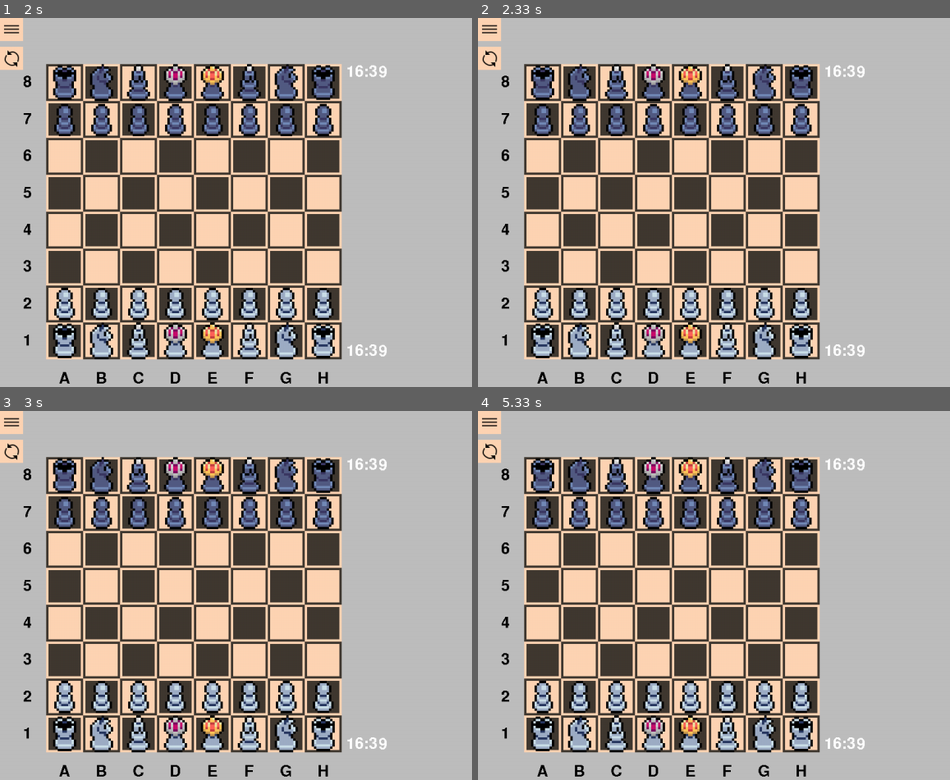
Above: before the commit, frames 1-4 (two rows, left to right).
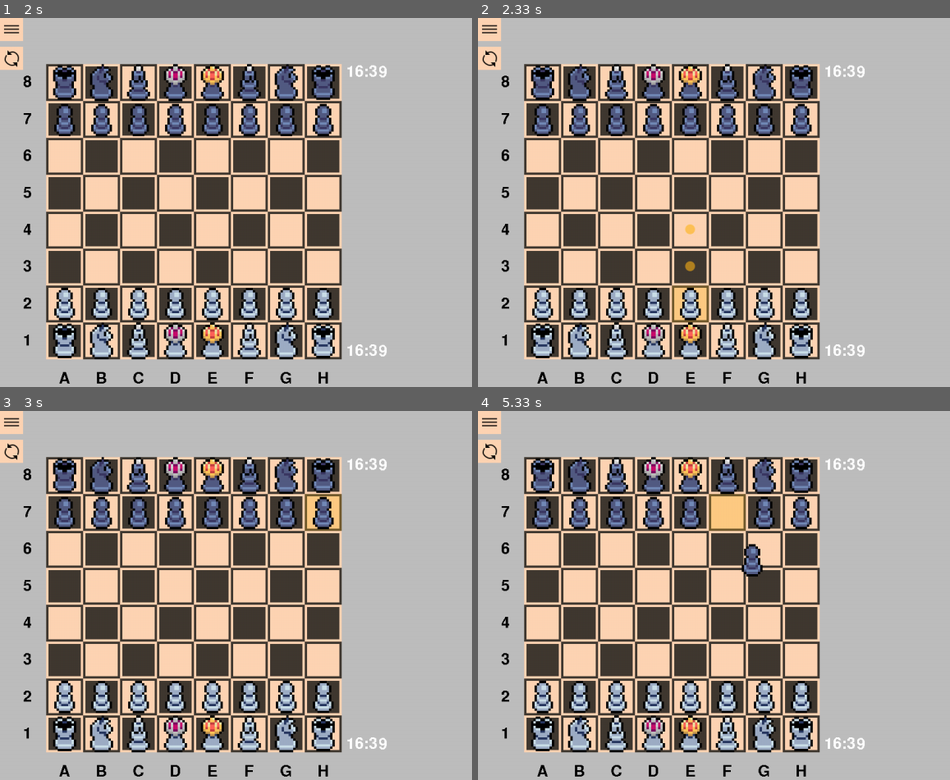
Above: after the commit, the same moments.

Repository: hristokn/Python-Chess
Game: pygame game, started from main.py
Two runs of this game, one before a commit and one after it. Both use one fixed random seed, a clock stepped at 60 frames per second and the inputs below.
Inputs (mouse positions are in pixels of both pictures, inside the frame that each line leads up to):
- Up to frame 1 (2 s): click (368, 202) at 0.38 s; click (99, 209) at 0.72 s
- Up to frame 2 (2.33 s): click (685, 316) at 2.05 s
- Up to frame 3 (3 s): click (240, 477) at 2.38 s; click (339, 506) at 2.72 s
- Up to frame 4 (5.33 s): press the mouse at (817, 506) at 3.03 s; move the mouse to (940, 510) at 3.13 s; release the mouse at (outside the picture) at 3.27 s; click (789, 695) at 3.42 s; click (893, 521) at 3.88 s; click (652, 709) at 4.22 s; click (902, 573) at 4.55 s; click (732, 503) at 4.88 s; press the mouse at (732, 503) at 5.2 s; move the mouse to (751, 558) at 5.3 s

Frame 1 is identical in both runs. In frame 2, 0.6% of the frame differs, in the area x 41-49%, y 55-83%; in frame 3, 0.5%; in frame 4, 1.1%, in the area x 48-61%, y 22-45%.

Commit message:
add sound effects and integrate sound player into game events

Diff:
--- a/game/board_controller.py
+++ b/game/board_controller.py
@@ -48,7 +48,7 @@
         self.game_ended = False
 
         opponent_color = self.player_color.next()
-        player_input = AIChessInput(self, opponent_color.next())
+        player_input = MouseChessInput(self)
         if opponent_input == 'ai':
             input = AIChessInput(self, opponent_color)
         elif opponent_input == 'mouse':
@@ -222,13 +222,27 @@
 
         self.remove_promotion_picker()
 
+    def post_played_move_event(self, move, color: Color):
+        if self.game.in_checkmate():
+            post_event(CustomEvent.PLAYED_MOVE, color=color, is_checkmate=True)
+        elif self.game.king_in_check(color.next()):
+            post_event(CustomEvent.PLAYED_MOVE, color=color, is_check=True)
+        elif getattr(move, 'is_castle', False):
+            post_event(CustomEvent.PLAYED_MOVE, color=color, is_castle=True)
+        elif self._promotion_picker != None:
+            post_event(CustomEvent.PLAYED_MOVE, color=color, is_promotion=True)
+        elif len(move.taken) != 0:
+            post_event(CustomEvent.PLAYED_MOVE, color=color, is_capture=True)
+        else:
+            post_event(CustomEvent.PLAYED_MOVE, color=color)
+
     def try_move(self, move) -> bool:
         _color=self.game.color_to_play
         self.unhighlight_last_move()
         played = self.game.play_move(move)
         if played:
             self.update_pieces()
-            post_event(CustomEvent.PLAYED_MOVE, color=_color)
+            self.post_played_move_event(move, _color)
             self.try_finish_game()
         self.highlight_last_move()
         return played
--- /dev/null
+++ b/game/chess_sounds.py
@@ -0,0 +1,52 @@
+from random import randint
+from view.component import Component
+from game.custom_events import CustomEvent
+from game.sound_player import SoundPlayer
+from chess.enums import Color
+
+SOUNDS = {
+    'move1': 'sounds/standart/move1.mp3',
+    'move2': 'sounds/standart/move2.mp3',
+    'move3': 'sounds/standart/move3.mp3',
+    'capture': 'sounds/standart/capture.mp3',
+    'check': 'sounds/standart/check.mp3',
+    'checkmate': 'sounds/standart/checkmate.mp3',
+    'castle': 'sounds/standart/castle.mp3',
+    'low_time': 'sounds/standart/low_time.mp3',
+    'promote': 'sounds/standart/promote.mp3',
+}
+
+MOVE_SOUND_COUNT = 3
+
+class ChessBoardSoundPlayer(Component):
+    def __init__(self, sound_player: SoundPlayer, player_color: Color = None):
+        super().__init__(0, 0, 0, '')
+        self.priority = 0
+        self.sound_player = sound_player
+        self.player_color = player_color
+
+    def draw(self, surface):
+        pass
+
+    def receive_event(self, event):
+        if event.type == CustomEvent.PLAYED_MOVE.value:
+            if getattr(event, 'is_checkmate', False):
+                sound_key = 'checkmate'
+            elif getattr(event, 'is_check', False):
+                sound_key = 'check'
+            elif getattr(event, 'is_promotion', False):
+                sound_key = 'promote'
+            elif getattr(event, 'is_capture', False):
+                sound_key = 'capture'
+            elif getattr(event, 'is_castle', False):
+                sound_key = 'castle'
+            else:
+                sound_key = 'move' + str(randint(1, MOVE_SOUND_COUNT))
+
+            if sound_key in SOUNDS:
+                self.sound_player.play_sound(sound_key)
+
+        elif event.type == CustomEvent.LOW_TIME.value and getattr(event, 'color', None) == self.player_color:
+            sound_key = 'low_time'
+            if sound_key in SOUNDS:
+                self.sound_player.play_sound(sound_key)
--- a/game/custom_events.py
+++ b/game/custom_events.py
@@ -12,6 +12,7 @@
     CHANGE_SCREEN = auto()
     UNDID_MOVE = auto()
     FINISHED_GAME = auto()
+    LOW_TIME = auto()
 
 def post_event(event: CustomEvent, **kwargs):
     event = Event(event.value)
--- a/game/game.py
+++ b/game/game.py
@@ -8,6 +8,8 @@
 from screen.chess_screen import ChessScreen
 from screen.practice_chess_screen import PracticeChessScreen
 from screen.screen import Screen
+from game.sound_player import SoundPlayer
+from game.chess_sounds import SOUNDS
 
 class Game:
     def __init__(self, width: int, height: int, framerate: int = 30):
@@ -19,6 +21,7 @@
         self.objects = []
         self.mouse = Mouse()
         self.image_library = ImageLibrary(self._get_images())
+        self.sound_player = SoundPlayer(self._get_sounds())
         self.screen: Screen = None
         self.event_announcer = EventAnnouncer()
         self.event_announcer.register_observer(self.mouse)
@@ -75,11 +78,11 @@
         new_screen = None
         match(screen_name):
             case 'main_menu':
-                new_screen = MainMenu(self.mouse, self.image_library, self.event_announcer)
+                new_screen = MainMenu(self.mouse, self.image_library, self.event_announcer, self.sound_player)
             case 'chess_game':
-                new_screen = ChessScreen(self.mouse, self.image_library, self.event_announcer, event.color)
+                new_screen = ChessScreen(self.mouse, self.image_library, self.event_announcer, self.sound_player, event.color)
             case 'practice_game':
-                new_screen = PracticeChessScreen(self.mouse, self.image_library, self.event_announcer, event.color)
+                new_screen = PracticeChessScreen(self.mouse, self.image_library, self.event_announcer, self.sound_player, event.color)
 
         if self.screen != None:
             self.screen.destroy()
@@ -102,3 +105,6 @@
 
     def _get_images(self):
         return IMAGES
+
+    def _get_sounds(self):
+        return SOUNDS
--- /dev/null
+++ b/game/sound_player.py
@@ -0,0 +1,30 @@
+from pygame.mixer import Sound
+from os.path import isfile
+
+def loadSound(fileName):
+    if isfile(fileName):
+        sound = Sound(file=fileName)
+        return sound
+    else:
+        raise Exception(f"Error loading sound: {fileName} – Check filename and path?")
+
+class SoundPlayer:
+    def __init__(self, sounds: dict[str, str]):
+        self.sounds:dict[str, str] = sounds
+        self.loaded_sounds:dict[str, Sound] = {}
+
+    def __contains__(self, item):
+        return item in self.sounds
+
+    def __getitem__(self, item):
+        if item not in self:
+            raise KeyError
+        try:
+            return self.loaded_sounds[item]
+        except KeyError:
+            sound = loadSound(self.sounds[item])
+            self.loaded_sounds[item] = sound
+            return sound
+
+    def play_sound(self, sound:str):
+        self[sound].play()
--- a/screen/chess_screen.py
+++ b/screen/chess_screen.py
@@ -9,11 +9,14 @@
 from view.taken_pieces_display import TakenPiecesDisplay
 from game.custom_events import EventAnnouncer, post_event, CustomEvent
 from screen.game_end_popup import GameEndPopup
+from game.sound_player import SoundPlayer
+from game.chess_sounds import ChessBoardSoundPlayer
 
 
 class ChessScreen(Screen):
-    def __init__(self, mouse: Mouse, image_library: ImageLibrary, event_announcer: EventAnnouncer, color: Color):
-        super().__init__(mouse, image_library, event_announcer, 0, 0, '')
+    def __init__(self, mouse: Mouse, image_library: ImageLibrary, event_announcer: EventAnnouncer,
+                 sound_player: SoundPlayer, color: Color):
+        super().__init__(mouse, image_library, event_announcer, sound_player, 0, 0, '')
         self.board_controller = BoardController(self.image_library, color, 80, 80, 'ai')
         self.board_controller.setup(self.mouse)
         self.event_announcer.register_observer(self.board_controller)
@@ -81,6 +84,10 @@
 
         self.game_end_popup = None
 
+        chess_board_sound_player = ChessBoardSoundPlayer(self.sound_player)
+        self.add_element(chess_board_sound_player)
+        self.event_announcer.register_observer(chess_board_sound_player)
+
     def rotate(self):
         self.board_controller.rotate()
 
@@ -106,7 +113,7 @@
             self.create_game_end_popup()
 
     def create_game_end_popup(self):
-        self.game_end_popup = GameEndPopup(self.mouse, self.image_library, self.event_announcer,
+        self.game_end_popup = GameEndPopup(self.mouse, self.image_library, self.event_announcer, self.sound_player,
                                            300, 300, self.board_controller.player_color, self.board_controller.finished_game, 'chess_game')
         self.add_element(self.game_end_popup)
 
--- a/screen/game_end_popup.py
+++ b/screen/game_end_popup.py
@@ -7,12 +7,14 @@
 from game.custom_events import EventAnnouncer, post_event, CustomEvent
 from chess.enums import Color
 from chess.finished_game import FinishedGame, VictoryType
+from game.sound_player import SoundPlayer
 
 
 class GameEndPopup(Screen):
-    def __init__(self, mouse: Mouse, image_library: ImageLibrary, event_announcer: EventAnnouncer, x, y,
+    def __init__(self, mouse: Mouse, image_library: ImageLibrary, event_announcer: EventAnnouncer,
+                  sound_player: SoundPlayer, x, y,
                   color: Color, finished_game: FinishedGame, new_game_screen_name: str):
-        super().__init__(mouse, image_library, event_announcer, x, y, '')
+        super().__init__(mouse, image_library, event_announcer, sound_player, x, y, '')
         self.priority = 20
         self.new_game_screen_name = new_game_screen_name
         self.player_color = color
--- a/screen/main_menu.py
+++ b/screen/main_menu.py
@@ -6,12 +6,14 @@
 from game.custom_events import EventAnnouncer
 from screen.chess_screen import ChessScreen
 from chess.enums import Color
+from game.sound_player import SoundPlayer
 import pygame
 
 
 class MainMenu(Screen):
-    def __init__(self, mouse, image_library, event_announcer: EventAnnouncer):
-        super().__init__(mouse, image_library, event_announcer, 0, 0, '')
+    def __init__(self, mouse, image_library, event_announcer: EventAnnouncer,
+                 sound_player: SoundPlayer):
+        super().__init__(mouse, image_library, event_announcer, sound_player,  0, 0, '')
 
         background_surface = pygame.Surface(get_surface().get_size())
         background_surface.fill('gray')
--- a/screen/practice_chess_screen.py
+++ b/screen/practice_chess_screen.py
@@ -8,10 +8,13 @@
 from game.custom_events import EventAnnouncer, post_event, CustomEvent
 from screen.game_end_popup import GameEndPopup
 from view.text import Text
+from game.sound_player import SoundPlayer
+from game.chess_sounds import ChessBoardSoundPlayer
 
 class PracticeChessScreen(Screen):
-    def __init__(self, mouse: Mouse, image_library: ImageLibrary, event_announcer: EventAnnouncer, color: Color):
-        super().__init__(mouse, image_library, event_announcer, 0, 0, '')
+    def __init__(self, mouse: Mouse, image_library: ImageLibrary, event_announcer: EventAnnouncer,
+                 sound_player: SoundPlayer, color: Color):
+        super().__init__(mouse, image_library, event_announcer, sound_player, 0, 0, '')
         self.board_controller = BoardController(self.image_library, color, 80, 80, 'mouse')
         self.board_controller.setup(self.mouse)
         self.event_announcer.register_observer(self.board_controller)
@@ -67,6 +70,10 @@
 
         self.game_end_popup = None
 
+        chess_board_sound_player = ChessBoardSoundPlayer(self.sound_player)
+        self.add_element(chess_board_sound_player)
+        self.event_announcer.register_observer(chess_board_sound_player)
+
     def rotate(self):
         self.board_controller.rotate()
 
@@ -85,7 +92,7 @@
             self.create_game_end_popup()
 
     def create_game_end_popup(self):
-        self.game_end_popup = GameEndPopup(self.mouse, self.image_library, self.event_announcer,
+        self.game_end_popup = GameEndPopup(self.mouse, self.image_library, self.event_announcer, self.sound_player,
                                         300, 300, self.board_controller.player_color, self.board_controller.finished_game, 'practice_game')
         self.add_element(self.game_end_popup)
 
--- a/screen/screen.py
+++ b/screen/screen.py
@@ -4,6 +4,7 @@
 from view.button import Button
 from game.drawing import ImageLibrary
 from game.mouse import Mouse
+from game.sound_player import SoundPlayer
 
 # class abstract
 # class Node:
@@ -13,9 +14,11 @@
 
 class Screen(Component):
     def __init__(self, mouse: Mouse, image_library: ImageLibrary, event_announcer: EventAnnouncer,
+                 sound_player: SoundPlayer,
                  x1, y1, img):
         super().__init__(x1, y1, image_library, img)
         self.image_library = image_library
+        self.sound_player = sound_player
         self.mouse = mouse
         self.event_announcer = event_announcer
         self.elements: list[Component] = []
--- a/view/timer.py
+++ b/view/timer.py
@@ -12,6 +12,7 @@
         self._color = color
         self._font = SysFont(get_default_font(), 40)
         self._started = False
+        self.low_time_warning_played = False
 
     def draw(self, surface: Surface):
         box = Surface((80, 200))
@@ -21,6 +22,9 @@
 
     def update(self):
         self._timer.update()
+        if self._timer.remaining() <= self._timer.LOW_TIME_THRESHOLD_NS and not self.low_time_waring_played:
+            self.low_time_warning_played = True
+            post_event(CustomEvent.LOW_TIME, color=self._color)
         if self._timer.remaining() <= 0:
             self.finish_timer()
 
@@ -56,6 +60,7 @@
 
 
 class Timer():
+    LOW_TIME_THRESHOLD_NS = 10 * 1_000_000_000
     def __init__(self, seconds):
         self._nanoseconds = seconds*1_000_000_000
         self._remaining = seconds*1_000_000_000
@@ -79,7 +84,7 @@
         self._remaining = self._nanoseconds + self._elapsed + self._elapsed_total
 
     def remaining(self):
-        return self._remaining / 1_000_000_000
+        return self._remaining
 
     def remaining_seconds(self):
         return int(round(self._remaining / 1_000_000_000, 0))
Not shown, added: sounds/standart/capture.mp3
Not shown, added: sounds/standart/castle.mp3
Not shown, added: sounds/standart/check.mp3
Not shown, added: sounds/standart/checkmate.mp3
Not shown, added: sounds/standart/low_time.mp3
Not shown, added: sounds/standart/move1.mp3
Not shown, added: sounds/standart/move2.mp3
Not shown, added: sounds/standart/move3.mp3
Not shown, added: sounds/standart/promote.mp3
